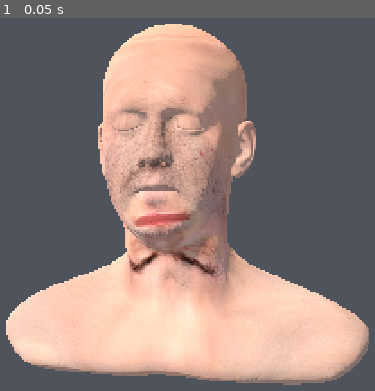
Above: before the commit, frame 1.
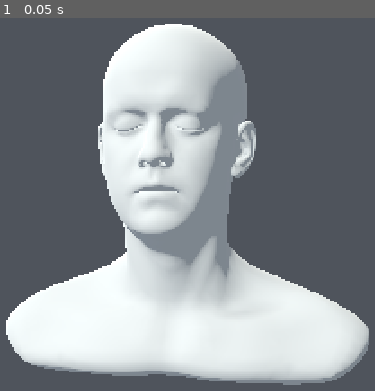
Above: after the commit, the same moment.

Repository: thomthehound/Godauldron
Game: Godot game, scene res://scenes/showcase/scanned_reference_head.tscn
The game is run twice, just before and just after one commit, with the same random seed, the same clock (stepped at 60 frames per second) and the same inputs. This scene is started directly instead of the project's main scene.
Inputs:
- Up to frame 1 (0.05 s): no input

The runs differ from the first frame. In frame 1, 46% of the frame differs, in the area x 1-99%, y 1-99%.

Commit message:
Render scanned head with neutral untextured matte material

Diff:
--- a/scripts/scanned_reference_surface.gd
+++ b/scripts/scanned_reference_surface.gd
@@ -1,20 +1,15 @@
 extends Node3D
-## Apply the documented scan's PBR surface maps to its imported mesh.
-## The scan remains an ordinary project-owned scene asset.
+## Neutral inspection material for a head/scalp geometry reference.
+## The scan's photographic textures are intentionally not used.
 
-@export var color_texture: Texture2D
-@export var normal_texture: Texture2D
+@export var matte_color: Color = Color(0.70, 0.73, 0.75)
 
 
 func _ready() -> void:
 	var surface := StandardMaterial3D.new()
-	surface.albedo_color = Color.WHITE
-	surface.albedo_texture = color_texture
-	surface.roughness = 0.82
+	surface.albedo_color = matte_color
+	surface.roughness = 0.95
 	surface.metallic = 0.0
-	if normal_texture != null:
-		surface.normal_enabled = true
-		surface.normal_texture = normal_texture
 	_apply_surface(self, surface)
 
 
